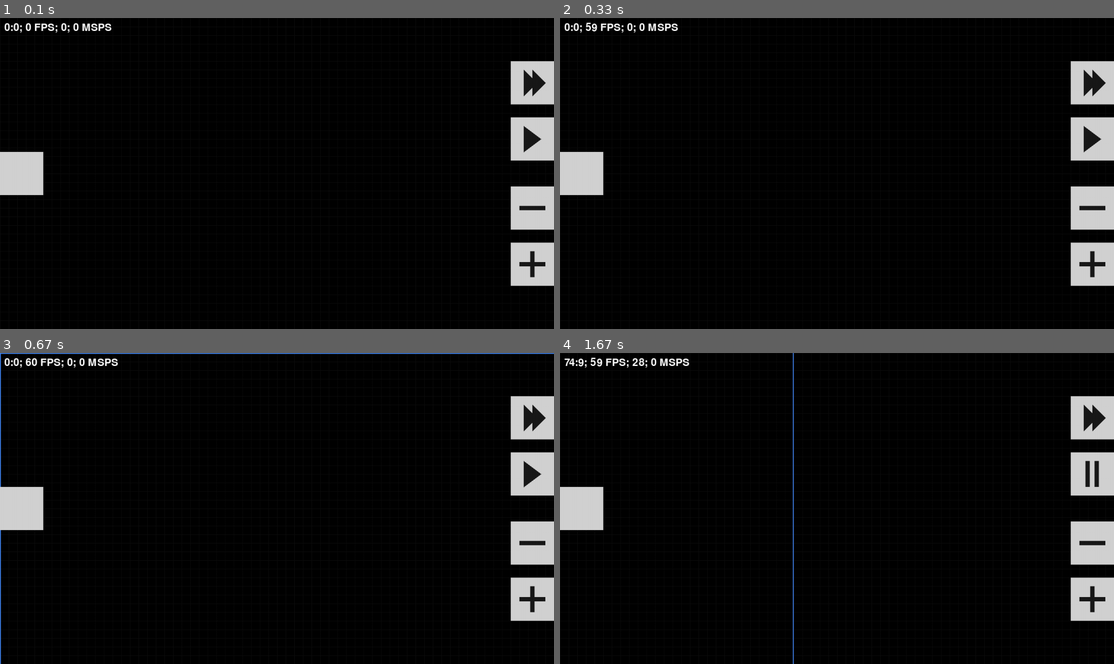
Above: before the commit, frames 1-4 (two rows, left to right).
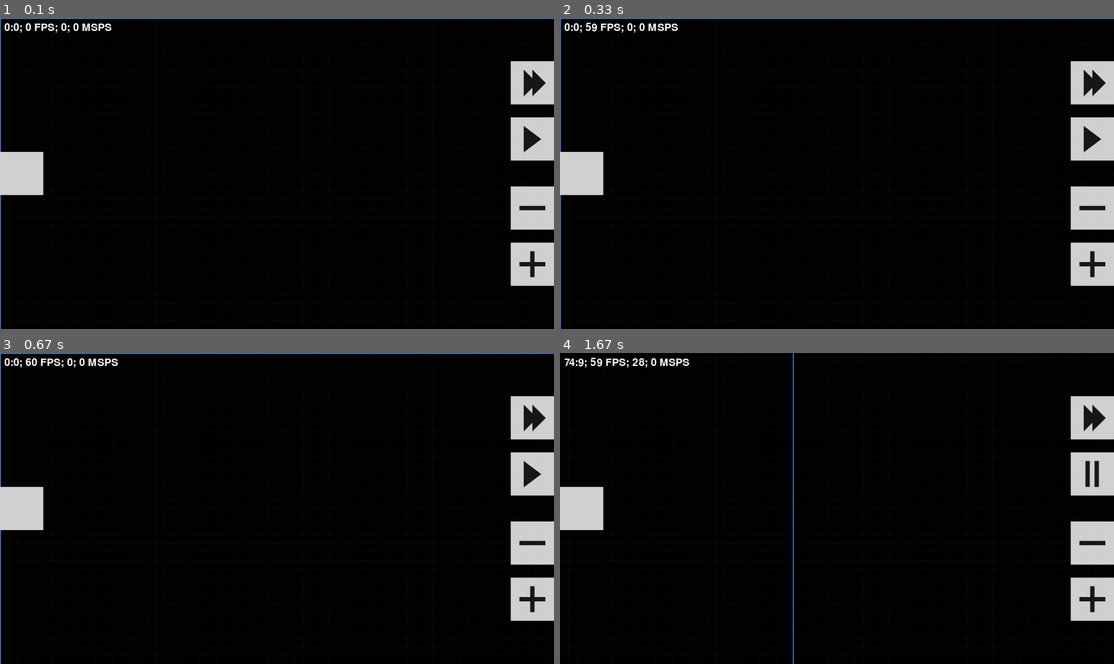
Above: after the commit, the same moments.

Repository: BoBkiNN/pygame-cellular-automata
Game: pygame game, started from main.py
Same seed, same stepped clock (60 frames per second), same inputs: the game is played once before the commit and once after it.
Inputs (mouse positions are in pixels of both pictures, inside the frame that each line leads up to):
- Up to frame 1 (0.1 s): no input
- Up to frame 2 (0.33 s): no input
- Up to frame 3 (0.67 s): hold R from 0.33 s (still down)
- Up to frame 4 (1.67 s): release R at 0.8 s; press the mouse at (1091, 598) at 0.87 s; move the mouse to (986, 586) at 0.97 s; release the mouse at (875, 573) at 1.1 s; press the mouse at (1091, 474) at 1.2 s; move the mouse to (920, 440) at 1.3 s; release the mouse at (748, 405) at 1.43 s; press the mouse at (1091, 542) at 1.53 s; move the mouse to (936, 548) at 1.63 s

The runs differ from the first frame. In frame 1, 0.6% of the frame differs, in the area x 0-100%, y 0-100%; in frame 2, 0.6%; in frame 3, nothing differs; in frame 4, nothing differs.

Commit message:
now resetting camera and world correctly

Diff:
--- a/main.py
+++ b/main.py
@@ -12,6 +12,7 @@
 info = pygame.display.Info()
 WORLD_SIZES = (100,100)
 SCREEN_SIZES = (info.current_w, info.current_h)
+bounded_world = True
 
 def main():
     tick = 0
@@ -20,8 +21,7 @@
     running = True
 
     BTN_COL2 = (25, 25, 25)
-    #world = World(screen, WORLD_SIZES)
-    world = World(screen, None)
+    world = World(screen, WORLD_SIZES if bounded_world else None)
     cam = Camera(SCREEN_SIZES)
     drawer = Drawer(cam)
     pause_btn = pygame.Rect(cam.size[0]-100, cam.size[1]//2-130, 100, 100)
@@ -74,7 +74,10 @@
                 elif e.key == pygame.K_r:
                     paused = True
                     del world
-                    world = World(screen, WORLD_SIZES)
+                    world = World(screen, WORLD_SIZES if bounded_world else None)
+                    cam.x = 0
+                    cam.y = 0
+                    cam.cell_s = 20
                 elif e.key == pygame.K_TAB:
                     drawer.mode += 1
                     if drawer.mode == 3:
